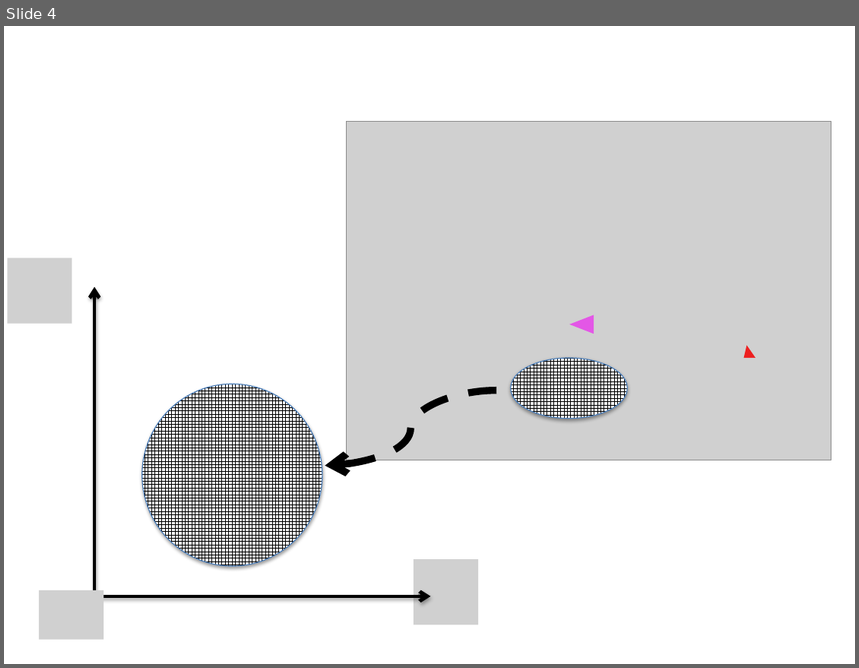
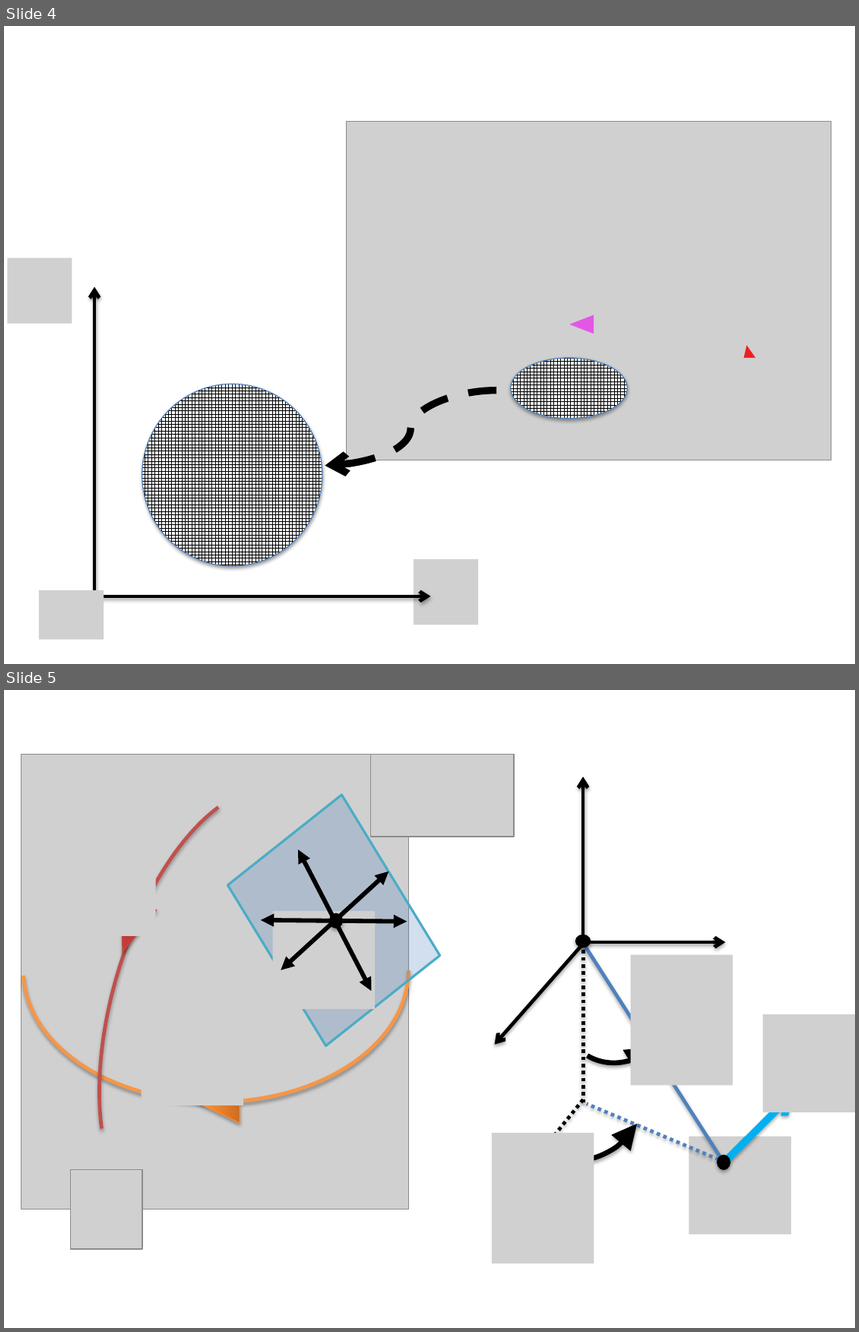
Before and after one commit to namvo88/Thesis-Quadrotor, a slide deck: StyleStuff/images.pptx. Shown one above the other, each under a label of ours: slide 4 before the commit, slides 4 and 5 after it. The pictures are 859x668 and 859x1332 pixels, drawn with LibreOffice and Linux fonts; fonts in the diff are those of the drawing; grey boxes stand for pictures. Boxes give left, top, right and bottom in pixels: in the first picture for what was removed or moved away, otherwise in the second. Text is boxed around its words. In the diff, an @@ line names an element or a change of style, - is before the commit and + after.

```diff
--- a/StyleStuff/images.pptx
+++ b/StyleStuff/images.pptx
@@ slide 5 added at [4, 690, 855, 1328], background #FFFFFF @@
@@ picture added at [371, 754, 514, 837] @@
@@ parallelogram added at [210, 795, 458, 1046], fill #4F81BD at 25% opacity, outline #4BACC6 2 pt @@
@@ group added at [21, 754, 408, 1250]: 2 pictures, 2 arc (boxed as its full ellipse)s, 2 triangles @@
@@ double arrow added from (389, 872) to (281, 970), #000000 3.75 pt @@
@@ double arrow added from (299, 850) to (372, 991), #000000 3.75 pt @@
@@ picture added at [273, 911, 375, 1009] @@
@@ ellipse added at [330, 914, 343, 929], fill #000000, outline #000000 0.75 pt @@
@@ double arrow added from (408, 922) to (261, 921), #000000 3.75 pt @@
@@ group added at [492, 777, 733, 1264]: 4 lines, 3 arrows, 2 arc (boxed as its full ellipse)s, 2 pictures, 1 ellipse @@
@@ picture added at [141, 975, 243, 1106] @@
@@ picture added at [763, 1015, 855, 1113] @@
@@ arrow added from (724, 1163) to (794, 1094), #00B0F0 6 pt @@
@@ picture added at [690, 1137, 791, 1235] @@
@@ ellipse added at [718, 1156, 730, 1170], fill #000000, outline #000000 0.75 pt @@
@@ picture added at [70, 1170, 142, 1249] @@
```
Also in this commit, not shown: 5 other slides added, 35 other files.
